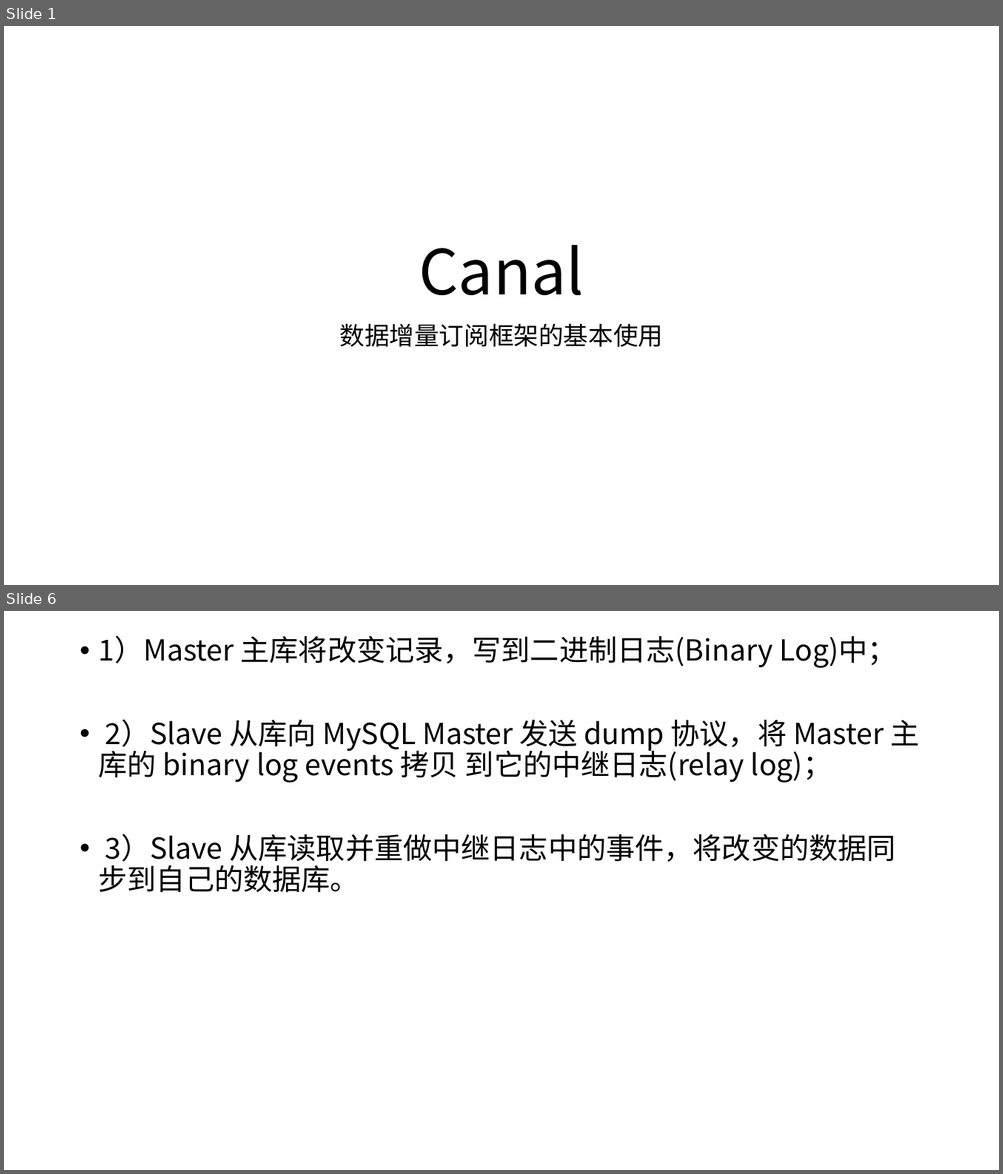
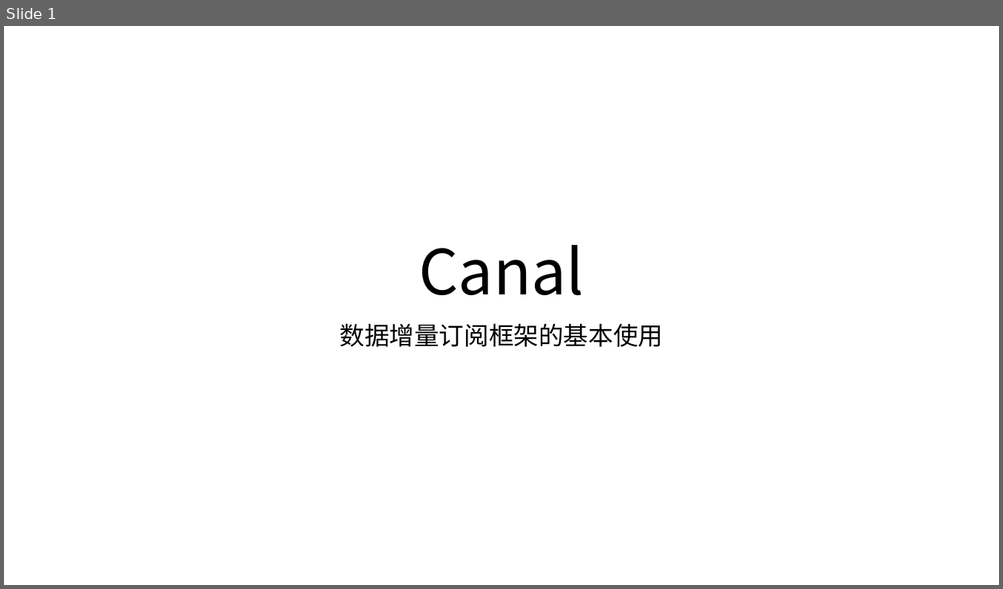
Before and after one commit to xiaoyong1219/StudyNoteRepository, a slide deck: 9、Canal笔记/Canal.pptx. Shown one above the other, each under a label of ours: slides 1 and 6 before the commit, slide 1 after it; the slides between them are not shown. The pictures are 1003x1174 and 1003x589 pixels, drawn with LibreOffice and Linux fonts; fonts in the diff are those of the drawing. Boxes give left, top, right and bottom in pixels: in the first picture for what was removed or moved away, otherwise in the second. Text is boxed around its words. In the diff, an @@ line names an element or a change of style, - is before the commit and + after.

```diff
--- a/9、Canal笔记/Canal.pptx
+++ b/9、Canal笔记/Canal.pptx
@@ slide 6 removed at (4,611,999,1170), background #FFFFFF @@
@@ text removed at (99,635,919,893) @@
-• 1）Master 主库将改变记录，写到二进制日志(Binary Log)中；
-• 2）Slave 从库向 MySQL Master 发送 dump 协议，将 Master 主库的 binary log events 拷贝 到它的中继日志(relay log)；
-• 3）Slave 从库读取并重做中继日志中的事件，将改变的数据同步到自己的数据库。
```
Also in this commit, not shown: 4 slides changed, 4 slides added, 2 other slides removed, 1 other file.
